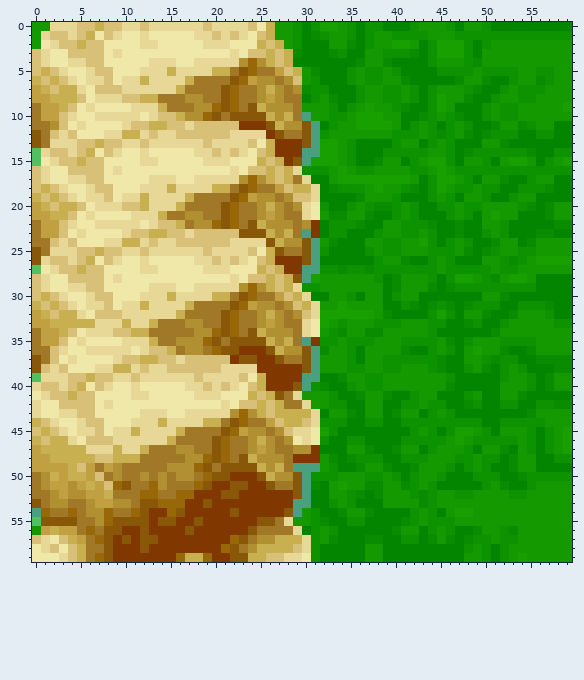
One commit to this pixel-art sprite: Project LoFi/Project LoFi/Project_LoFiContent/Textures/RockAndGrass.png. Above: the version before the commit.
The file is 60x60 pixels. Colours within 5 levels of each other are drawn and written as one.
After:
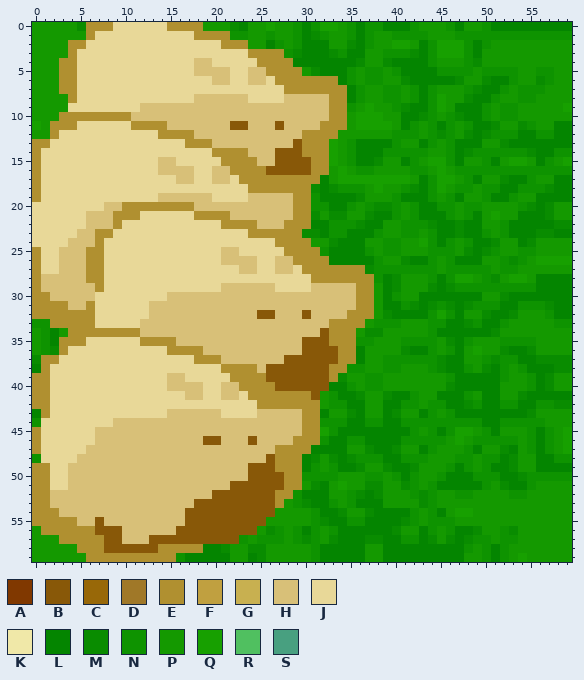
Palette (. is transparent): A #803800  B #885808  C #986808  D #a07828  E #b09030  F #c0a040  G #c8b050  H #d8c078  J #e8d898  K #f0e8a8  L #048500  M #098c00  N #0e9300  P #149900  Q #17a000  R #50c060  S #48a080
Changes in this commit:
y 0: x 2..9 JJJHHGHH -> PPPMEEEJ; x 12 H -> J; x 15..26 JJJJHJJJJHKG -> EEEEPPPMLPPQ
y 1: x 1..8 JHHJHGKH -> PPPPPEJJ; x 10..11 KK -> JJ; x 13..26 KKKKKJJHJHJKHG -> JJJJJEEEENNPPN
y 2: x 1..11 KJHHGHHKKKK -> PPPEEJJJJJJ; x 14..18 KKKKK -> JJJJJ; x 21..27 JKKKGHG -> EEEPPLN
y 3: x 0..8 HJKKHHHHK -> PPPPEJJJJ; x 10..21 KKKKKKKKKKKK -> JJJJJJJJJJJJ; x 23..28 KHHGHG -> JEEEEN
y 4: x 0..4 HJKKJ -> PPPEE; x 6..12 HHKKKKK -> JJJJJJJ; x 16..19 KKJJ -> JJHH; x 23..24 EC -> JJ; x 26..28 GHG -> EEE
y 5: x 0..5 HGHJKK -> PPPEEJ; x 7..11 HHKKK -> JJJJJ; x 15 G -> J; x 18..29 JJGGDBCDDFHG -> HHHHJJHHEEEE
y 6: x 0..5 GHGHJK -> PPPEEJ; x 8..9 HK -> JJ; x 12 G -> J; x 17..27 GDDDDBCFEED -> JJJHHJJHHJE; x 29..33 HPNLL -> EEEEE
y 7: x 0..4 FGHGG -> PPPEE; x 6..9 KHHH -> JJJJ; x 16..28 GDDDDBCDDEGED -> JJJJJJJJJJJJE; x 30..34 MNNLL -> EEEEE
y 8: x 0..6 FFGGGHK -> PPPPEJJ; x 10..34 HHGGDDDEEDDBCDDEFEDDLNPML -> JJJJJJJJHHHHHHJJJJHHHHHEE
y 9: x 0..5 DFFGHK -> PPPPJJ; x 7..10 KKKK -> JJJJ; x 12..34 JJGDDDEECBCDBGEEEDPPPNL -> HHHHHHHHHHHHHHHHHHHHHEE
y 10: x 0..13 DFFHJKKJJJJJKJ -> PPPEEEEEEEEHHH; x 16..34 GEECBDBBBBGEGDSPPNN -> HHHHHHHHHHHHHHHHHEE
y 11: x 0..1 DD -> QP; x 3..4 HK -> EE; x 6..9 KKKK -> JJJJ; x 11..14 HHGG -> EEEE; x 17 J -> H; x 22..34 HAAABGEEBSLNP -> BBHHHBHHHHEEE
y 12: x 0..2 BDH -> PPE; x 4..7 HKKK -> JJJJ; x 10..11 GG -> JJ; x 13..17 HJJHH -> JEEEE; x 22..33 JJJJABDDBSNP -> HHHHHHHHEEEE
y 13: x 0..1 BD -> EE; x 5..9 HHGHH -> JJJJJ; x 12 H -> J; x 17..23 JJHJJJJ -> EEEHHHH; x 25..32 KGAAABSQ -> HHHHBEEE
y 14: x 0 R -> E; x 2..3 HH -> JJ; x 5..8 HGKH -> JJJJ; x 10..11 KK -> JJ; x 13..17 KKKKK -> JJJJJ; x 20..24 HJHJK -> EEEEH; x 26..32 GAAASSQ -> HBBBEEE
y 15: x 0..1 RK -> EJ; x 3..11 HHGHHKKKK -> JJJJJJJJJ; x 14..18 KKKKK -> HHJJJ; x 21..25 JKKKG -> EEEEH; x 27..28 GA -> BB; x 30..32 SQQ -> BEE
y 16: x 0 H -> E; x 2..8 KKHHHHK -> JJJJJJJ; x 10..32 KKKKKKKKKKKKJKHHGHGJNNN -> JJJJHHHHJJHHEEEEBBBBBEE
y 17: x 0 H -> E; x 2..3 KK -> JJ; x 6..12 HHKKKKK -> JJJJJJJ; x 16..17 KK -> HH; x 20..21 JJ -> HH; x 24 C -> E; x 26..31 GHGDJL -> EEEEEE
y 18: x 0..2 HGH -> EJJ; x 4..5 KK -> JJ; x 7..11 HHKKK -> JJJJJ; x 15 G -> J; x 20..31 GGDBCDDFHGGJ -> JJJJEEEEEEEM
y 19: x 0..3 GHGH -> EJJJ; x 5 K -> J; x 8..9 HK -> JJ; x 12 G -> J; x 14..31 JJJGDDDDBCFEEDEHHJ -> HHHHHHJJJJHHHHHEEN
y 20: x 0..6 FGHGGHK -> JJJJJJJ; x 8..28 JJHHGJJJGDDDDBCDDEGED -> HHEEEEEEEEHHHHHHHHHHH; x 30..31 JK -> EN
y 21: x 0..11 FFGGHKJKKKKJ -> JJJJJJHHHEEE; x 14..17 GDDE -> JJJJ; x 19..31 DDBCDDEFEDDJK -> EEEHHHHHHHEEM
y 22: x 0..3 DFFH -> JJJJ; x 5..9 KKJJJ -> JHHHE; x 12 K -> J; x 14..27 HHGDEECBCDBGEE -> JJJJJJJEEEEHHH; x 29 D -> E; x 31 A -> L
y 23: x 0..9 DFFHKJKKKK -> JJJJJHHEEJ; x 11..16 HHGGHH -> JJJJJJ; x 18..26 HHHHHBBBG -> JJJJJJEEE; x 28..31 GDSA -> EEMM
y 24: x 0..2 DDH -> JJJ; x 5..7 KKK -> HHE; x 10..11 GG -> JJ; x 13 H -> J; x 16..21 HHHHHH -> JJJJJJ; x 26..27 BG -> JE; x 30..31 BS -> EP
y 25: x 0..1 BD -> EJ; x 3..4 JJ -> HH; x 6..9 HGHH -> EEJJ; x 12 H -> J; x 19 H -> J; x 21..22 JJ -> HH; x 24..31 HKGBDDBS -> JJJJEEEE
y 26: x 0 B -> E; x 2 H -> J; x 4 J -> H; x 6..8 GKH -> EEJ; x 10..11 KK -> JJ; x 13..17 KKKKK -> JJJJJ; x 20..21 HJ -> JH; x 23..32 JKHGAAABSL -> HHJJHHEEEE
y 27: x 0..1 RK -> EJ; x 5..11 GHHKKKK -> HEEJJJJ; x 14..18 KKKKK -> JJJJJ; x 22..36 KKKGHGAASSNNMNN -> JHHJJHHJEEEEEEE
y 28: x 0..3 HJKK -> EHHH; x 6..8 HHK -> EEJ; x 10..21 KKKKKKKKKKKK -> JJJJJJJJJJJJ; x 23..37 KHHGHGBSQPPPPPP -> JJJJJJJJEEEEEEE
y 29: x 0..5 HJKKJJ -> EHHHHH; x 7..12 HKKKKK -> EJJJJJ; x 16..17 KK -> JJ; x 21..28 JJECEGHG -> HHHHHHJJ; x 30..37 NNPPPPPP -> JHHHHHEE
y 30: x 0..1 HG -> EE; x 3..11 JKKJHHKKK -> HHHHJJJJJ; x 15..27 GJJJJGGDBCDDF -> HHHHHHHHHHHHH; x 29..37 GJLLPPNLP -> HHHHHHHEE
y 31: x 0..6 GHGHJKJ -> EEEEHHE; x 8..9 HK -> JJ; x 12..28 GJJJJGDDDDBCFEEDE -> JHHHHHHHHHHHHHHHH; x 30..37 GJPPQPPP -> HHHHHHEE
y 32: x 0..9 FGHGGJKHHH -> EEEEEEEJJJ; x 13..37 JJJGDDDDBCDDEGEDEHJQQQQQQ -> HHHHHHHHHHHHBBHHHBHHHHEEE
y 33: x 0..6 FFGGGGG -> NNEEEEE; x 10 G -> J; x 12..36 JGDDDEEDDBCDDEFEDDJKQPNPP -> HHHHHHHHHHHHHHHHHHHHHEEEE
y 34: x 0..35 DFFGHKJJJHHGGDDDDDEECBCDBGEEEDJKPNMP -> PNLPEEEEEEEEHHHHHHHHHHHHHHHHHHHHBEEE
y 35: x 0..9 DFFHKJKKKK -> PNLEEEJJJJ; x 12..35 JGDDEEECBDBBBBGEGDSANNPN -> EEEEHHHHHHHHHHHHHHBBBEEE
y 36: x 0..5 DDHJKK -> PNMEJJ; x 11 K -> J; x 13..16 HHGD -> JJEE; x 19..29 DCBBAAABGEE -> HHHHHHHHHHH; x 31..35 SMPPN -> BBBEE
y 37: x 0..3 BDHK -> MEEJ; x 5..8 KKKK -> JJJJ; x 10..15 HHGGHH -> JJJJJJ; x 17..20 HHHH -> JEEE; x 22..29 ABBAABDD -> HHHHHHBB; x 31..35 SPPPN -> BBBEE
y 38: x 0..1 BH -> LE; x 3..6 HKKK -> JJJJ; x 9..10 GG -> JJ; x 12 H -> J; x 15..29 HHHHHHJJJJAAAAA -> JJJJJJEEEEHBBBB; x 31..34 SPPP -> BBEE
y 39: x 0..1 RJ -> EE; x 4..8 HHGHH -> JJJJJ; x 11 H -> J; x 15..16 JJ -> HH; x 18 H -> J; x 22..33 JHKGAAAASSLL -> EEEEBBBBBBBE
y 40: x 0..2 JHH -> EEJ; x 4..7 HGKH -> JJJJ; x 9..10 KK -> JJ; x 12..19 KKKKKJJH -> JJJHHHHJ; x 22..28 JKHGAAA -> HEEEEBB; x 30..32 SNM -> BBB
y 41: x 0..10 KJHHGHHKKKK -> EEJJJJJJJJJ; x 13..18 KKKKKJ -> JJJJHH; x 21..31 KKKGHGBDJPP -> HHJEEEEEEEB
y 42: x 0..7 JKKHHHHK -> EEJJJJJJ; x 9..20 KKKKKKKKKKKK -> JJJJJJJJJJJJ; x 22..31 KHHGHGDDJP -> JJJEEEEEEE
y 43: x 0..2 JKK -> LEJ; x 5..11 HHKKKKK -> JJJJJJJ; x 15..20 KKJJJJ -> HHHHHH; x 22..25 ECEG -> JJJH; x 27..31 GGGGJ -> HHHEE
y 44: x 0..1 GH -> NJ; x 3..4 KK -> JJ; x 6..26 HHKKKJJJGJJJJGGDBCDDF -> JJJHHHHHHHHHHHHHHHHHH; x 28..31 GGHJ -> HHEE
y 45: x 0..2 HGH -> EJJ; x 4 K -> J; x 8..27 KJJGJJJJGDDDDBCFEEDE -> HHHHHHHHHHHHHHHHHHHH; x 29..31 JJK -> HEE
y 46: x 0..3 GHGG -> EJJJ; x 5..6 KH -> JJ; x 9..19 JJJJJJGDDDD -> HHHHHHHHHHB; x 21..31 CDDEGEDEKJK -> HHHBHHHHEEE
y 47: x 0..28 FGGGGGJJJGJJGDDDEEDDBCDDEFEDD -> EJJJJJHHHHHHHHHHHHHHHHHHHHHEE; x 31 A -> L
y 48: x 0..6 FFGGGGG -> NJJJJHH; x 9..26 GGGDDDDDEECBCDBGEE -> HHHHHHHHHHHHHHHHHB; x 28..31 DAAA -> EELM
y 49: x 0..4 FFFFG -> EEJJH; x 6..23 FDFEDDDDDEEECBDBBB -> HHHHHHHHHHHHHHHHHH; x 25..31 GEGDSSS -> BBEEELN
y 50: x 0 D -> E; x 2..6 GFGGF -> JJHHH; x 8..24 DEDDEDEDEEDCBBAAA -> HHHHHHHHHHHHHHHHB; x 26..27 GE -> BB; x 29..30 BS -> EN
y 51: x 0 D -> E; x 2..7 FFEFGF -> JJHHHH; x 9..21 CBDDCEDDDCBAA -> HHHHHHHHHHHHH; x 24..25 AA -> BB; x 27..30 DDBS -> BEEP
y 52: x 0..20 DDEFEEFFGDDDCCDDCCAAA -> EEHHHHHHHHHHHHHHHHHHB; x 23..30 AAAAAABS -> BBBBEENL
y 53: x 0..18 BDEEDDEFFEEDBBCCCAA -> EEHHHHHHHHHHHHHHHHB; x 20..30 AAAAAAAAASS -> BBBBBBBEPNM
y 54: x 0..21 SCDDCDEECDDCBAACBAAAAA -> EEEHHHHHHHHHHHHHHBBBBB; x 23..29 AAAAABS -> BBBBPPP
y 55: x 0..17 RBBBBDDECBBBBABBAA -> EEEEEHHBHHHHHHHHHB; x 19..24 AAAAAA -> BBBBBB; x 26..28 BDJ -> PPP
y 56: x 1..7 FGFFDCD -> EEEEEEB; x 10..16 AABAAAA -> HHHHHHB; x 18..23 AAAAAA -> BBBBBB; x 25..29 DDDDJ -> PMNPN
y 57: x 0..7 HJKHGFDC -> PPPEEEEE; x 9..12 ABAB -> BHHH; x 14..30 AAAAAAAACBDEEGGGJ -> BBBBBBBBBNPNNNPNM
y 58: x 0..7 KJHKHGDD -> PPPPPEEE; x 9..11 AAA -> BBB; x 13..30 AAAAAAAACBDEGGGGHJ -> BEEEEELLMPPMMPPPPP
y 59: x 0..30 KKKJHGDCBAAAAAAACGGCAABBGGHHJJK -> PPPPPPEEEEEEEEEENLLLLLPPLMPPPPP
Changed places in both pictures, as pixel boxes (x1, y1, x2, y2):
changed: (32, 22, 374, 562)
